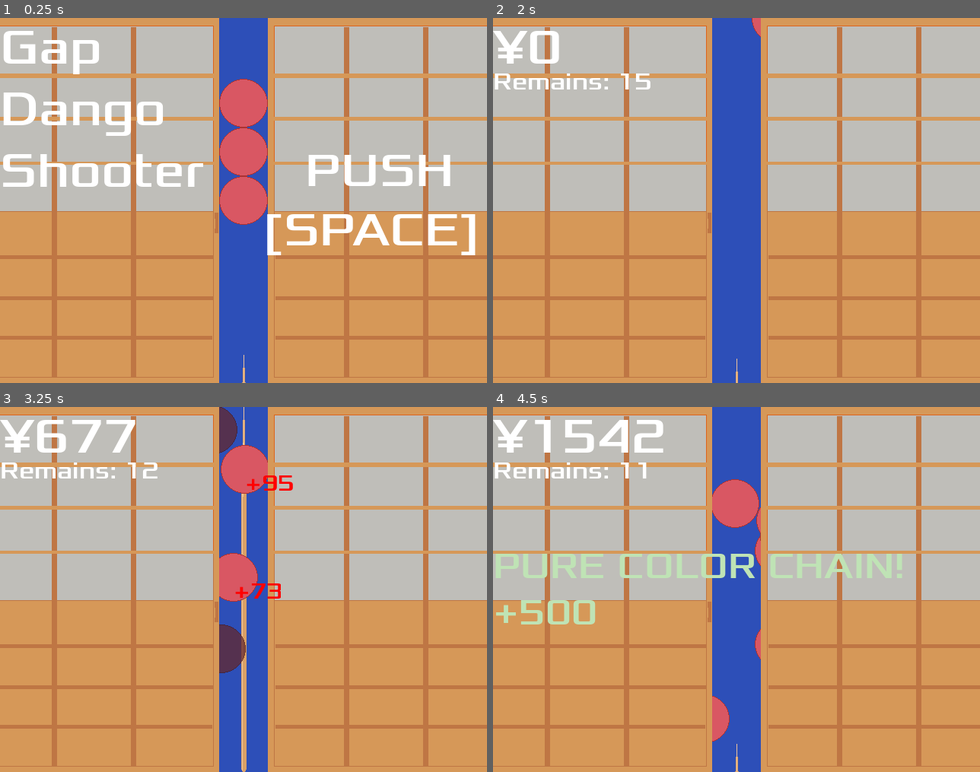
Above: before the commit, frames 1-4 (two rows, left to right).
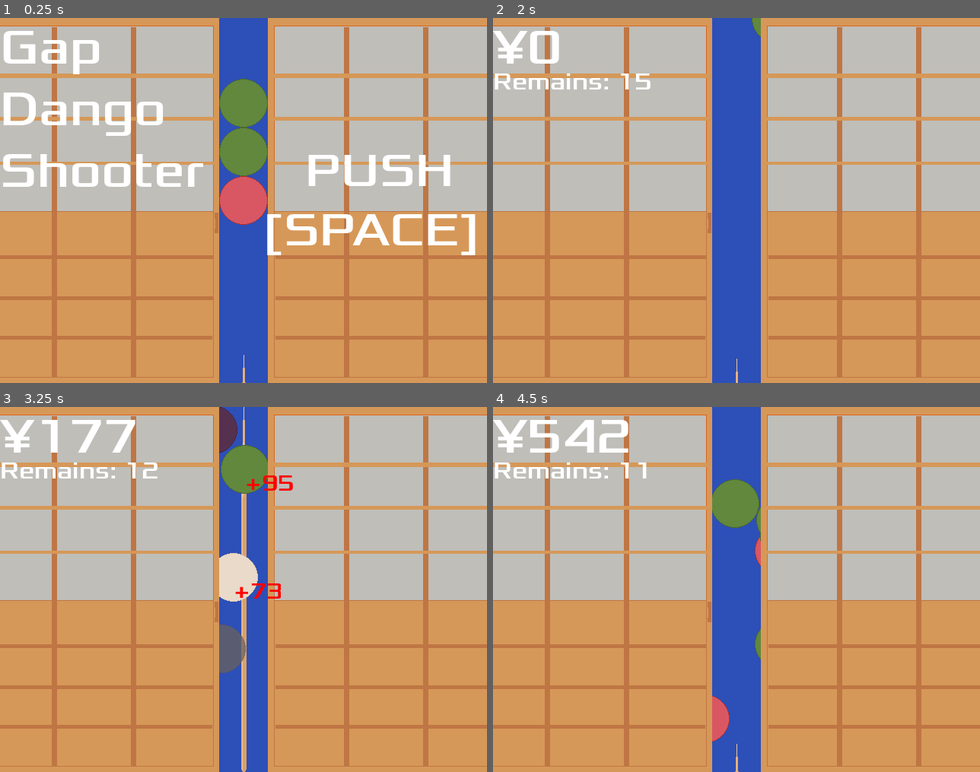
Above: after the commit, the same moments.

Repository: zundouz/ldjam54_odango
Game: Godot game, scene res://main.tscn
Same seed, same stepped clock (60 frames per second), same inputs: the game is played once before the commit and once after it.
Inputs (mouse positions are in pixels of both pictures, inside the frame that each line leads up to):
- Up to frame 1 (0.25 s): no input
- Up to frame 2 (2 s): tap Space (space) at 0.5 s; move the mouse to (843, 182) at 0.52 s; hold Up (move_up) 0.53-1.28 s; tap Enter (enter) at 0.6 s; move the mouse to (639, 218) at 1.27 s; click (639, 218) at 1.35 s
- Up to frame 3 (3.25 s): tap Space (space) at 2, 2.1 s; move the mouse to (292, 509) at 2.02 s; hold Up (move_up) from 2.03 s (still down); move the mouse to (219, 662) at 2.77 s; tap W (w_key) at 2.85 s
- Up to frame 4 (4.5 s): move the mouse to (882, 644) at 3.52 s; release Up (move_up) at 3.53 s; tap Enter (enter) at 3.6 s; move the mouse to (590, 534) at 4.27 s; click (590, 534) at 4.35 s

The runs differ from the first frame. In frame 1, 2.1% of the frame differs, in the area x 45-55%, y 16-44%; in frame 2, less than 0.1%; in frame 3, 2.7%; in frame 4, 5.1%, in the area x 0-84%, y 3-70%.

Commit message:
chore: デバッグ用の処理とりのぞく

Diff:
--- a/odango.gd
+++ b/odango.gd
@@ -19,7 +19,7 @@
 # Called when the node enters the scene tree for the first time.
 func _ready():
 	# TODO: 乱数で色変更
-	var rand_int : int = randi_range(0, 30)
+	var rand_int : int = randi_range(0, 100)
 	if rand_int >= 0 and rand_int < 33:
 		$AnimatedSprite2D.set_animation("red")
 		odango_type = MyGlobal.odango_type_enum.RED
